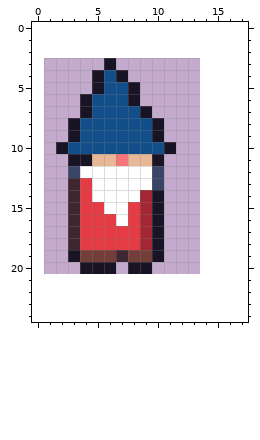
Pixel-art file, stored at art/roadside/roadside-gnome@50.aseprite. Above is the file before it was changed.
13x18 pixels, 1 frame. The old version is drawn lined up with the new one, on the new canvas.
Once edited:
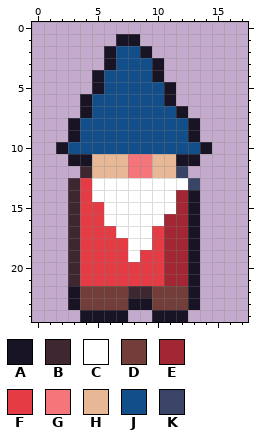
Palette (. is transparent): A #181425  B #3e2731  C #ffffff  D #733e39  E #a22633  F #e43b44  G #f6757a  H #e8b796  J #124e89  K #3a4466
Difference:
canvas 13x18 -> 18x25, the old top-left corner now at 1,3
y 1: x 7..8 .. -> AA
y 2: x 6..9 .... -> AJJA
y 3: x 7..10 .... -> JJJA
y 4: x 7..10 A... -> JJJA
y 5..6: x 8..11 A... -> JJJA
y 7: x 9..12 A... -> JJJA
y 8..9: x 10..13 A... -> JJJA
y 10: x 11..14 A... -> JJJA
y 11: x 7..13 GHHA... -> HGGHHAA
y 12: x 3..12 KCCCCCCK.. -> .BHHHGGHHK
y 13: x 10..13 K... -> CCCK
y 14: x 9..13 EA... -> CCCEA
y 15: x 8..13 FEA... -> CCCCEA
y 16: x 6 F -> C; x 8..13 FEA... -> CCCEEA
y 17: x 7..13 FFEA... -> CCCFEEA
y 18: x 8..13 FEA... -> CCFEEA
y 19: x 3..13 ADDDBDDA... -> BFFFFCFFEEA
y 20: x 3..13 .AAA.AA.... -> BFFFFFFFEEA
y 21: x 3..13 ........... -> BFFFFFFFEEA
y 22: x 3..13 ........... -> ADDDDBBDDDA
y 23: x 3..13 ........... -> ADDDDAADDDA
y 24: x 4..7 .... -> AAAA; x 10..12 ... -> AAA
Boxes around the changes in both pictures, in picture pixels (x1, y1, x2, y2):
changed: (68, 34, 212, 322)
